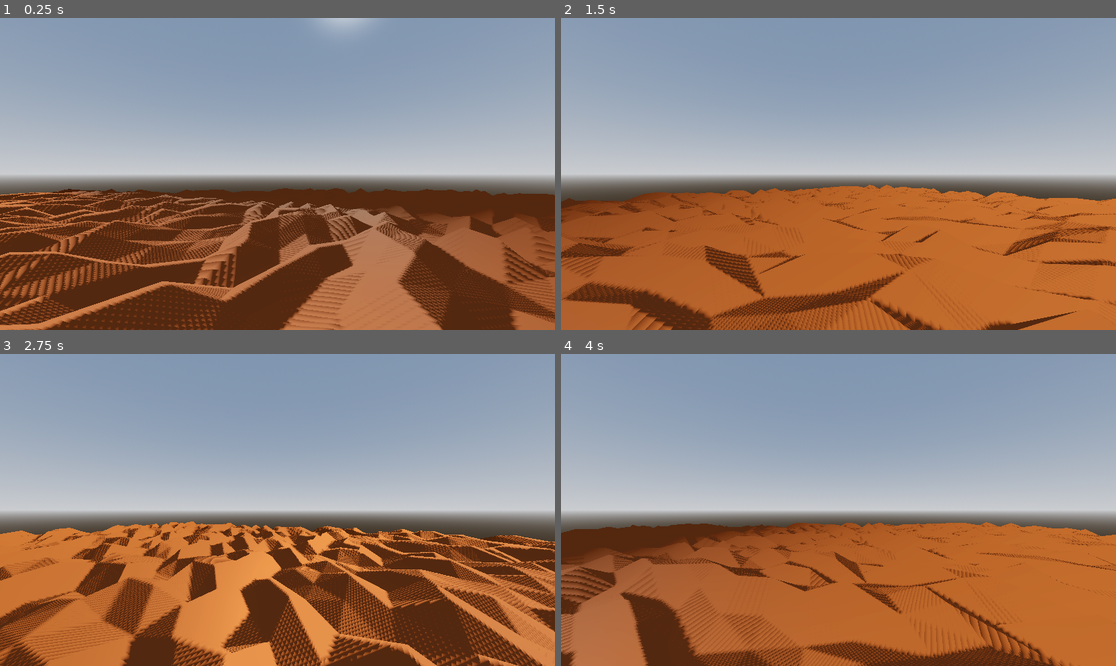
Above: before the commit, frames 1-4 (two rows, left to right).
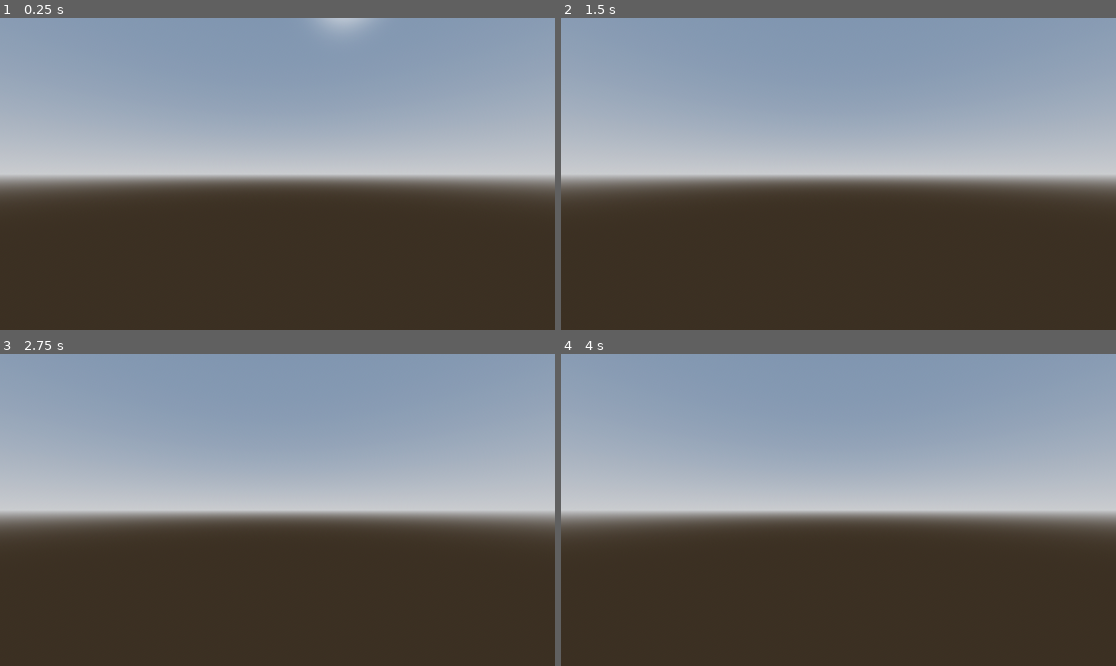
Above: after the commit, the same moments.

Repository: ellebell43/ylands-2
Game: Godot game, scene res://scenes/test.tscn
Two runs of this game, one before a commit and one after it. Both use one fixed random seed, a clock stepped at 60 frames per second and the inputs below. The project has no main scene, so this scene is started directly.
Inputs:
- Up to frame 1 (0.25 s): no input
- Up to frame 2 (1.5 s): tap Enter (ui_accept) at 0.5, 0.77 s; hold D (move_right) 0.53-1.28 s; hold Left (look_left) 0.53-1.28 s; hold S (move_back) from 1.28 s (still down); tap Right (look_right) at 1.35 s
- Up to frame 3 (2.75 s): tap Enter (ui_accept) at 1.52 s; release S (move_back) at 2.03 s; hold D (move_right) from 2.03 s (still down); hold Left (look_left) from 2.03 s (still down)
- Up to frame 4 (4 s): release D (move_right) at 2.78 s; release Left (look_left) at 2.78 s; hold W (move_forward) 2.78-3.53 s; tap Right (look_right) at 2.85 s; tap Enter (ui_accept) at 3.02, 3.77 s; hold A (move_left) from 3.53 s (still down); hold Left (look_left) from 3.53 s (still down)

The runs differ from the first frame. In frame 1, 30% of the frame differs, in the area x 0-100%, y 54-100%; in frame 2, 42%; in frame 3, 33%; in frame 4, 42%, in the area x 0-100%, y 53-100%.

Commit message:
beginning to try and rework mesh generation

Diff:
--- a/scenes/generated_terrain.gd
+++ b/scenes/generated_terrain.gd
@@ -2,9 +2,9 @@
 extends MeshInstance3D
 
 ## The width terrain. Determines the amount of z-axis vertices
-@export var width := 50.0
+@export var z_length := 50.0
 ## The length generated terrain. Determines the amount of x-axis vertices
-@export var length := 50.0
+@export var x_length := 50.0
 
 func create_mesh_chunk() -> void:
 	# initialize an empty surface array and resize it to expected value
@@ -18,57 +18,75 @@
 	var indices = PackedInt32Array()
 	var colors = PackedColorArray()
 
-	var x := 0.0
-	var z := 0.0
-	#var y := 0.2
+	var num_triangles := x_length * z_length * 2
+	var triangle := 1
+	# increase x every z_length
+	var x := 0
+	var z := 0
+	while triangle <= num_triangles:
+		if triangle % 2 == 0:
+			var a := Vector3(x+1, 1, z+1)
+			var b := Vector3(x, 1, z+1)
+			var c := Vector3(x+1, 1, z+1)
+			x += 1
+			if (x > z_length):
+				z += 1
+				x = 0
+		else:
+			var a := Vector3(x, 1, z)
+			var b := Vector3(x, 1, z+1)
+			var c := Vector3(x+1, 1, z+1)
+		triangle += 1
 
-	var this_row := 0
-	var prev_row := 0
-	var point := 0
-
-	for a in (width):
-		# determine u value based on ratio relative to width
-		var u := float(a) / width
-		for b in length:
-			# determine v value based on ratio relative to length
-			var v := float(b) / length
-			# determine vertex position and add to vert array
-			var vert = Vector3(x + b, randf(), z + a)
-			verts.append(vert)
-			# create normal. THIS IS NOT RIGHT. NEEDS TO BE ACTUALLY CALCULATED
-			normals.append(vert.normalized() * -1)
-			#normals.append(Vector3(0,1,0))
-			uvs.append(Vector2(u,v))
-			colors.append(Color.SADDLE_BROWN)
-			point += 1
-
-			if (a > 0 and b > 0):
-				indices.append(prev_row + int(b) - 1)
-				indices.append(prev_row + int(b))
-				indices.append(this_row + int(b) - 1)
-
-				indices.append(prev_row + int(b))
-				indices.append(this_row + int(b))
-				indices.append(this_row + int(b) - 1)
-
-		prev_row = this_row
-		this_row = point
-
-	# Commit data to array mesh
-	arrays[Mesh.ARRAY_VERTEX] = verts
-	arrays[Mesh.ARRAY_TEX_UV] = uvs
-	arrays[Mesh.ARRAY_NORMAL] = normals
-	arrays[Mesh.ARRAY_INDEX] = indices
-	arrays[Mesh.ARRAY_COLOR] = colors
-
-	# Create mesh surface from mesh array.
-	# No blendshapes, lods, or compression used.
-	mesh.add_surface_from_arrays(Mesh.PRIMITIVE_TRIANGLES, arrays)
-	var mat := StandardMaterial3D.new()
-	mat.vertex_color_use_as_albedo = true
-	mesh.surface_set_material(0, mat)
-
-	print("mesh created")
+	#var x := 0.0
+	#var z := 0.0
+	##var y := 0.2
+	#
+	#var this_row := 0
+	#var prev_row := 0
+	#var point := 0
+	#
+	#for a in (width):
+		## determine u value based on ratio relative to width
+		#var u := float(a) / width
+		#for b in length:
+			## determine v value based on ratio relative to length
+			#var v := float(b) / length
+			## determine vertex position and add to vert array
+			#var vert = Vector3(x + b, randf(), z + a)
+			#verts.append(vert)
+			## create normal. THIS IS NOT RIGHT. NEEDS TO BE ACTUALLY CALCULATED
+			#normals.append(vert.normalized() * -1)
+			##normals.append(Vector3(0,1,0))
+			#uvs.append(Vector2(u,v))
+			#colors.append(Color.SADDLE_BROWN)
+			#point += 1
+			#
+			#if (a > 0 and b > 0):
+				#indices.append(prev_row + int(b) - 1)
+				#indices.append(prev_row + int(b))
+				#indices.append(this_row + int(b) - 1)
+#
+				#indices.append(prev_row + int(b))
+				#indices.append(this_row + int(b))
+				#indices.append(this_row + int(b) - 1)
+		#
+		#prev_row = this_row
+		#this_row = point
+	#
+	## Commit data to array mesh
+	#arrays[Mesh.ARRAY_VERTEX] = verts
+	#arrays[Mesh.ARRAY_TEX_UV] = uvs
+	#arrays[Mesh.ARRAY_NORMAL] = normals
+	#arrays[Mesh.ARRAY_INDEX] = indices
+	#arrays[Mesh.ARRAY_COLOR] = colors
+	#
+	## Create mesh surface from mesh array.
+	## No blendshapes, lods, or compression used.
+	#mesh.add_surface_from_arrays(Mesh.PRIMITIVE_TRIANGLES, arrays)
+	#var mat := StandardMaterial3D.new()
+	#mat.vertex_color_use_as_albedo = true
+	#mesh.surface_set_material(0, mat)
 
 func create_mesh_collision() -> void:
 	create_multiple_convex_collisions()
@@ -78,8 +96,8 @@
 	create_mesh_chunk()
 	create_mesh_collision()
 	# set posisiton relative to defined size
-	position.x = -length / 2
-	position.z = -width / 2
+	position.x = -x_length / 2
+	position.z = -z_length / 2
 
 	# display in wireframe
 	#get_viewport().debug_draw = Viewport.DEBUG_DRAW_WIREFRAME
--- a/scenes/test.tscn
+++ b/scenes/test.tscn
@@ -22,6 +22,9 @@
 [sub_resource type="PlaneMesh" id="PlaneMesh_iyx0m"]
 material = SubResource("StandardMaterial3D_ij1v8")
 
+[sub_resource type="ConcavePolygonShape3D" id="ConcavePolygonShape3D_bl13t"]
+data = PackedVector3Array(1, 0, 1, -1, 0, 1, 1, 0, -1, -1, 0, 1, -1, 0, -1, 1, 0, -1)
+
 [sub_resource type="CapsuleMesh" id="CapsuleMesh_bl13t"]
 
 [sub_resource type="CapsuleShape3D" id="CapsuleShape3D_iyx0m"]
@@ -44,11 +47,11 @@
 visible = false
 mesh = SubResource("PlaneMesh_iyx0m")
 
-[node name="Ground" type="StaticBody3D" parent="GroundMesh"]
-collision_layer = 2
+[node name="StaticBody3D" type="StaticBody3D" parent="GroundMesh"]
+collision_mask = 2
 
-[node name="CollisionShape3D" type="CollisionShape3D" parent="GroundMesh/Ground"]
-disabled = true
+[node name="CollisionShape3D" type="CollisionShape3D" parent="GroundMesh/StaticBody3D"]
+shape = SubResource("ConcavePolygonShape3D_bl13t")
 
 [node name="Player" type="CharacterBody3D" parent="."]
 transform = Transform3D(1, 0, 0, 0, 1, 0, 0, 0, 1, 0, 1.2601266, 0)
Not shown: 1 places in scenes/test.tscn that only renumber resources
